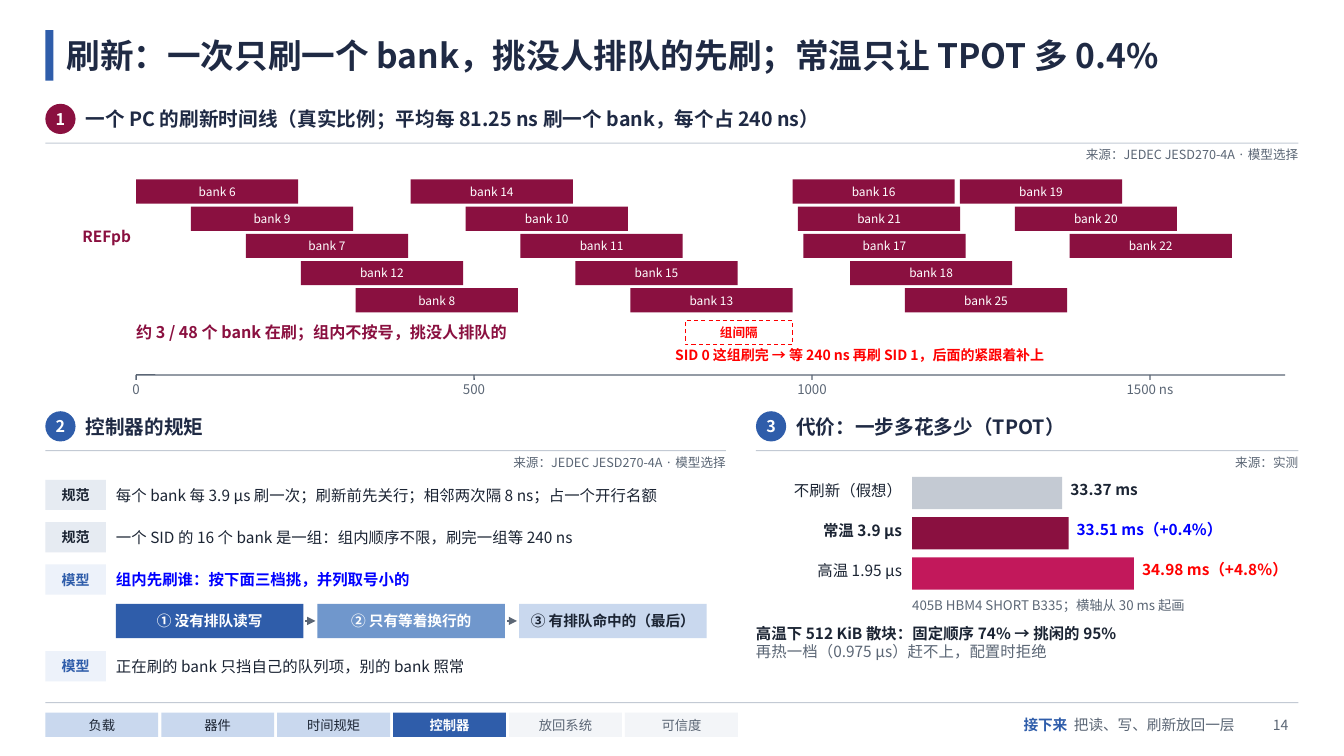
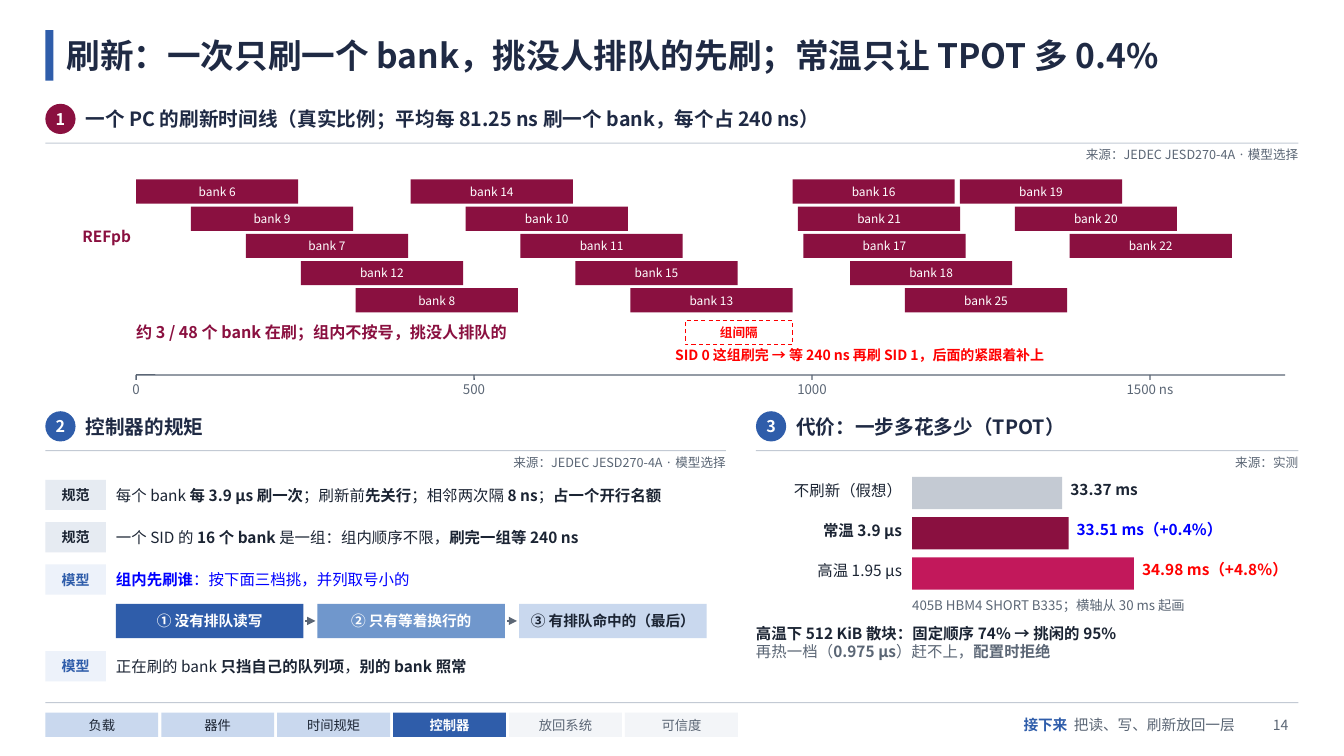
Before and after one commit to zhenghao21/heterollm-sim-4.0.0, a slide deck: slide 14 of docs/presentations/hbm_control_logic_20261107/HBM控制逻辑讲解.pptx. Drawn at 1344x756 pixels with LibreOffice and Linux fonts; fonts in the diff are those of the drawing. Boxes give left, top, right and bottom in pixels: in the first picture for what was removed or moved away, otherwise in the second. Text is boxed around its words. In the diff, an @@ line names an element or a change of style, - is before the commit and + after.

```diff
--- a/docs/presentations/hbm_control_logic_20261107/HBM控制逻辑讲解.pptx
+++ b/docs/presentations/hbm_control_logic_20261107/HBM控制逻辑讲解.pptx
@@ text "每个 bank 每 3.9 µs ..." at <box>116,488,661,504</box>: bold on in "每 3.9 µs 刷一次；刷新前先关行；相邻两次隔 8 ns；占一个开行名额" @@
@@ text "一个 SID 的 16 个 ..." at <box>116,530,579,545</box>: bold on in "16 个 bank 是一组：组内顺序不限，刷完一组等 240 ns" @@
@@ text "组内先刷谁：按下面三档挑，并列取号小的" at <box>116,572,410,587</box>: bold off in "组内先刷谁：按下面三档挑，并列取号小的" @@
@@ text at <box>756,626,1116,660</box>: text changed @@
-高温下 512 KiB 散块：固定顺序 74% → 挑闲的 95%
-再热一档（0.975 µs）赶不上，配置时拒绝
+高温下 512 KiB 散块：固定顺序 74% → 挑闲的 95%
+再热一档（0.975 µs）赶不上，配置时拒绝
@@ text "正在刷的 bank 只挡自己的队列项，别的 bank 照常" at <box>116,659,467,674</box>: bold on in "只挡自己的队列项，别的 bank 照常" @@
```
Also in this commit, not shown: 19 other slides changed, 32 other files.
